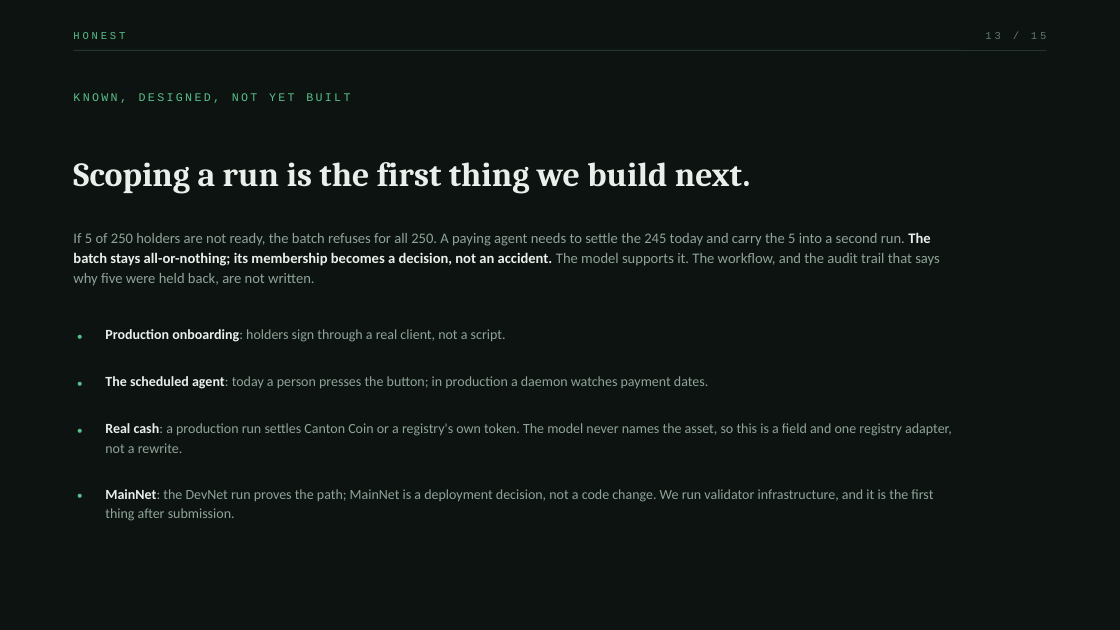
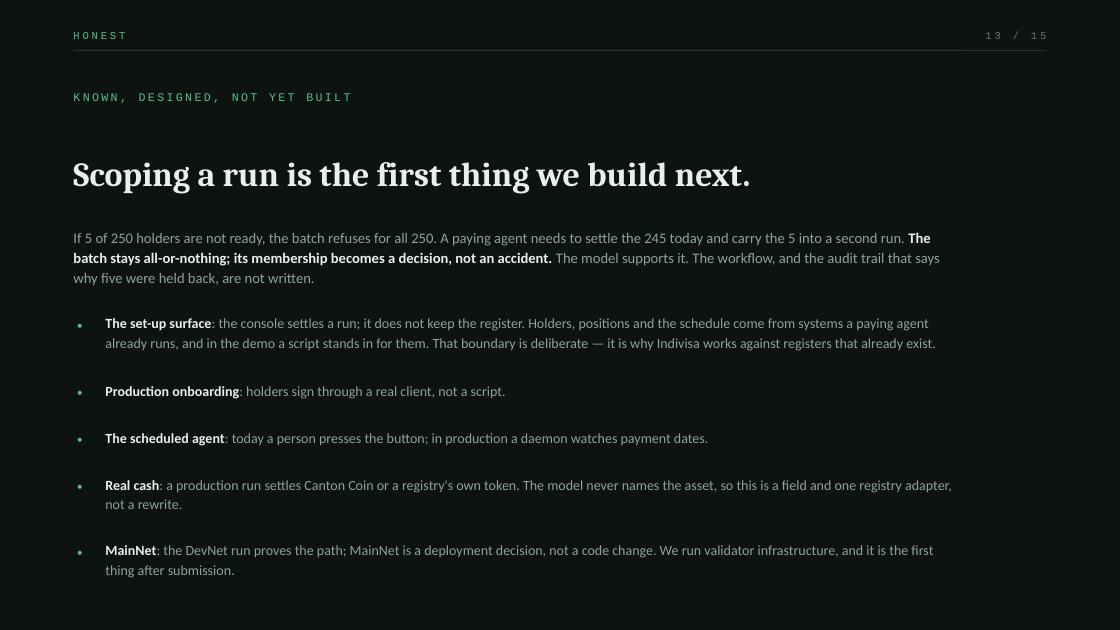
Before and after one commit to Chain-Experts/Indivisa, a slide deck: slide 13 of docs/Indivisa-pitch.pptx. Drawn at 1120x630 pixels with LibreOffice and Linux fonts; fonts in the diff are those of the drawing. Boxes give left, top, right and bottom in pixels: in the first picture for what was removed or moved away, otherwise in the second. Text is boxed around its words. In the diff, an @@ line names an element or a change of style, - is before the commit and + after.

Commit message:
add operator sign-in, checked in the proxy

```diff
--- a/docs/Indivisa-pitch.pptx
+++ b/docs/Indivisa-pitch.pptx
@@ text "·": place and size @@
-text "·" at bbox=[77, 321, 103, 348]
+text "·" at bbox=[77, 310, 103, 337]
@@ text added at bbox=[105, 318, 935, 351], 12 pt, text #8FA398 @@
+The set-up surface: the console settles a run; it does not keep the register. Holders, positions and the schedule come from systems a paying agent already runs, and in the demo a script stands in for them. That boundary is deliberate — it is why Indivisa works against registers that already exist.
@@ text "·": place and size @@
-text "·" at bbox=[77, 368, 103, 395]
+text "·" at bbox=[77, 377, 103, 404]
@@ text "·": place and size @@
-text "·" at bbox=[77, 415, 103, 442]
+text "·" at bbox=[77, 424, 103, 451]
@@ text "·": place and size @@
-text "·" at bbox=[77, 481, 103, 507]
+text "·" at bbox=[77, 471, 103, 498]
@@ text added at bbox=[77, 537, 103, 564], 19 pt, text #58BE8A, bold @@
+·
@@ 4 texts: place and size @@
-4 texts at bbox=[105, 329, 952, 521]
+4 texts at bbox=[105, 386, 952, 578]
```
Also in this commit, not shown: 15 other files.
